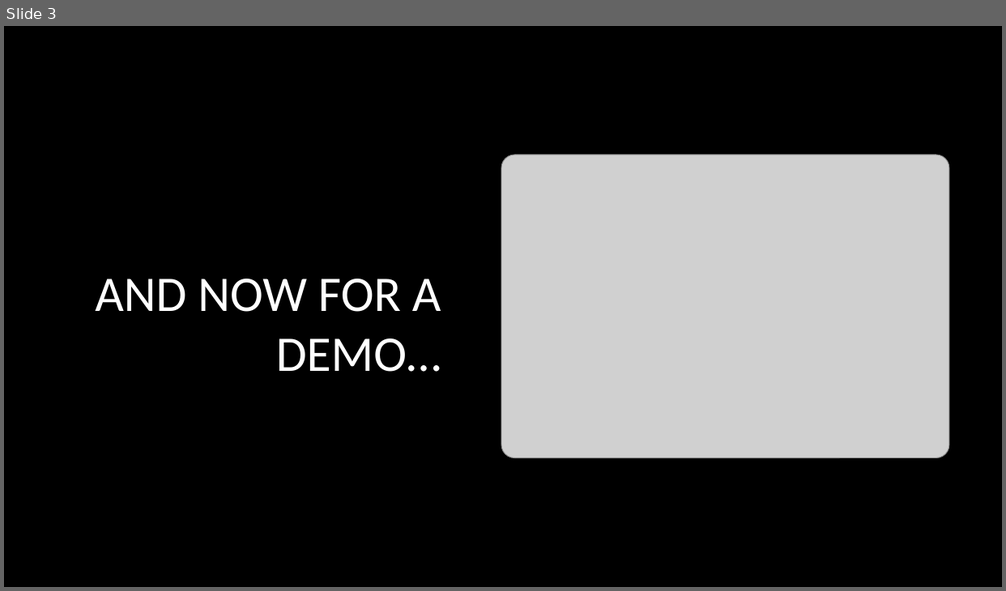
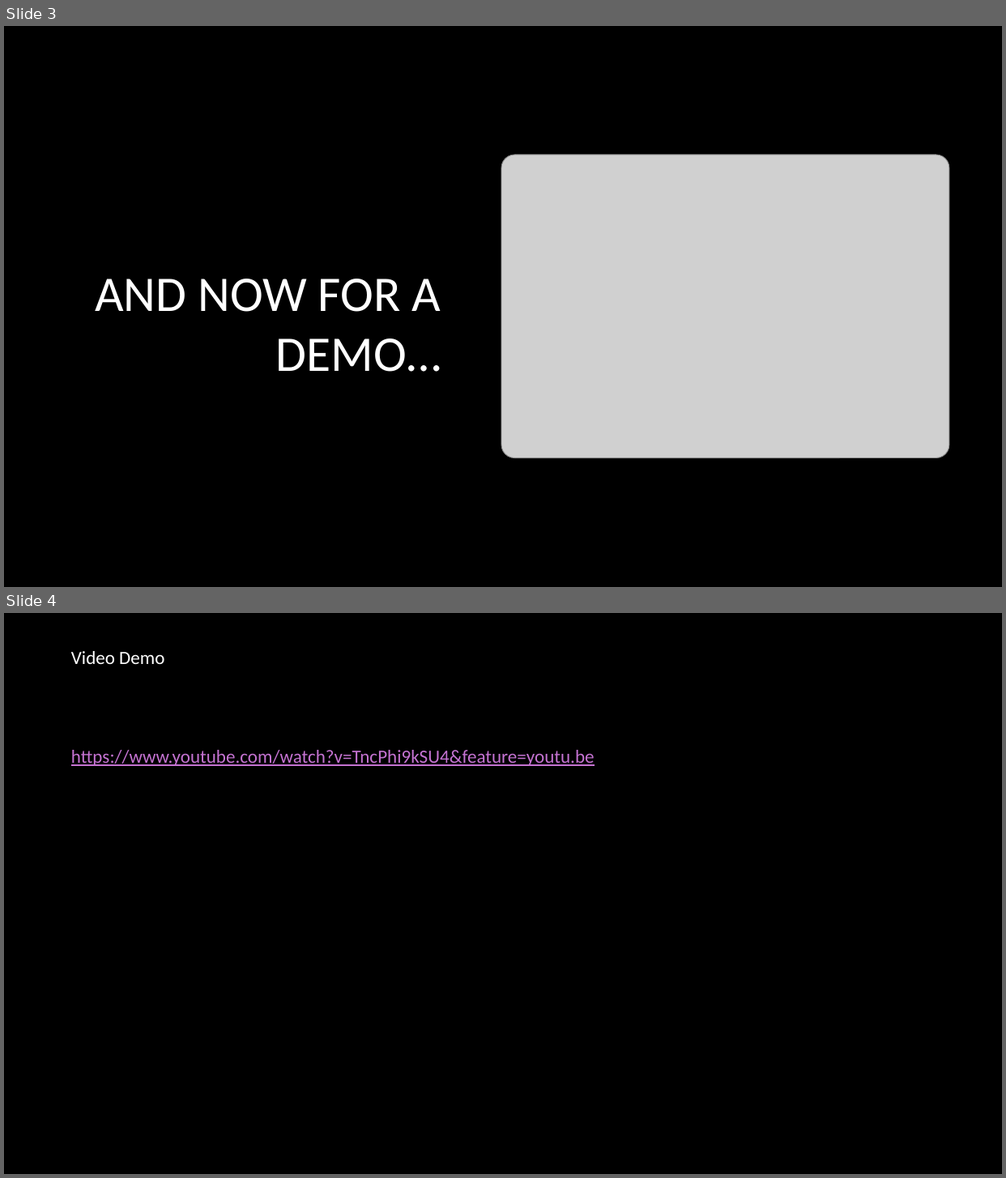
Before and after one commit to baylorSailor/C.A.R., a slide deck: Iteration 3/Iteration-3_Presentation.pptx. Shown one above the other, each under a label of ours: slide 3 before the commit, slides 3 and 4 after it. The pictures are 1006x591 and 1006x1178 pixels, drawn with LibreOffice and Linux fonts; fonts in the diff are those of the drawing; grey boxes stand for pictures; background and template pictures are left out. Boxes give left, top, right and bottom in pixels: in the first picture for what was removed or moved away, otherwise in the second. Text is boxed around its words. In the diff, an @@ line names an element or a change of style, - is before the commit and + after.

Commit message:
Added video link in ppt

```diff
--- a/Iteration 3/Iteration-3_Presentation.pptx
+++ b/Iteration 3/Iteration-3_Presentation.pptx
@@ slide 4 added at (4, 613, 1002, 1174), background picture (left out) @@
@@ text added at (71, 651, 164, 664), 18 pt, text #FFFFFF @@
+Video Demo
@@ text added at (71, 750, 594, 766), 18 pt, text #C573D2, underline @@
+https://www.youtube.com/watch?v=TncPhi9kSU4&feature=youtu.be
```
Also in this commit, not shown: 1 slide removed, 1 other file.
